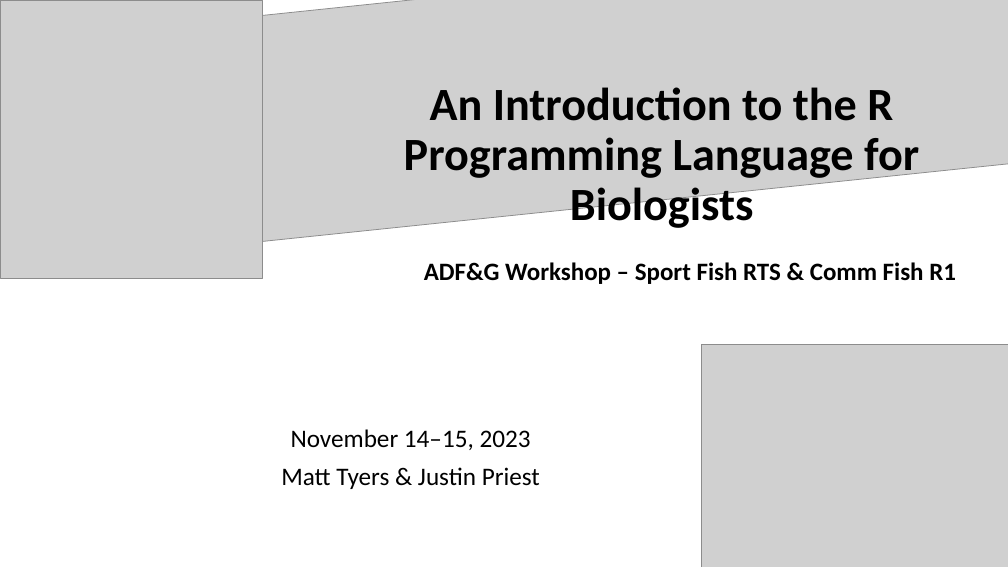
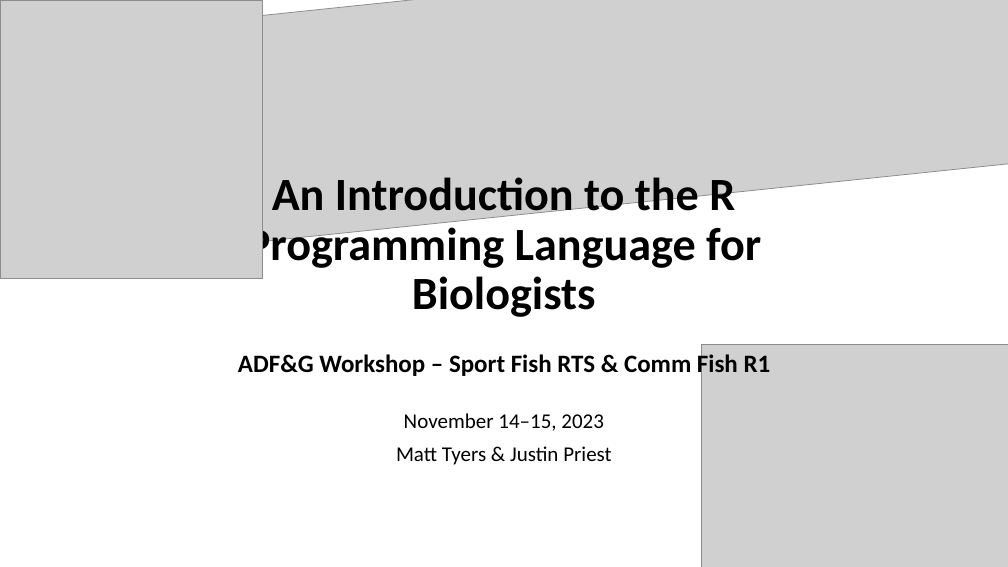
Before and after one commit to justinpriest/ADFG_R_Intro_Workshop, a slide deck: slide 1 of presentations/1 - Welcome and motivation.pptx. Drawn at 1008x567 pixels with LibreOffice and Linux fonts; fonts in the diff are those of the drawing; grey boxes stand for pictures. Boxes give left, top, right and bottom in pixels: in the first picture for what was removed or moved away, otherwise in the second. Text is boxed around its words. In the diff, an @@ line names an element or a change of style, - is before the commit and + after.

```diff
--- a/presentations/1 - Welcome and motivation.pptx
+++ b/presentations/1 - Welcome and motivation.pptx
@@ title "An Introduction to the R ..." rewrapped from [404, 87, 919, 232] to [246, 177, 761, 317] @@
@@ text "ADF&G Workshop – Sport Fish ..." rewrapped from [424, 262, 956, 284] to [238, 352, 771, 379] @@
@@ subtitle "November 14–15, 2023": place and size @@
-subtitle "November 14–15, 2023" at [281, 429, 540, 489]
+subtitle "November 14–15, 2023" at [396, 413, 611, 465]
@@ subtitle "November 14–15, 2023" at [396, 413, 611, 465]: size 24 to 20 pt @@
```
Also in this commit, not shown: 1 other slide changed, 1 other file.
